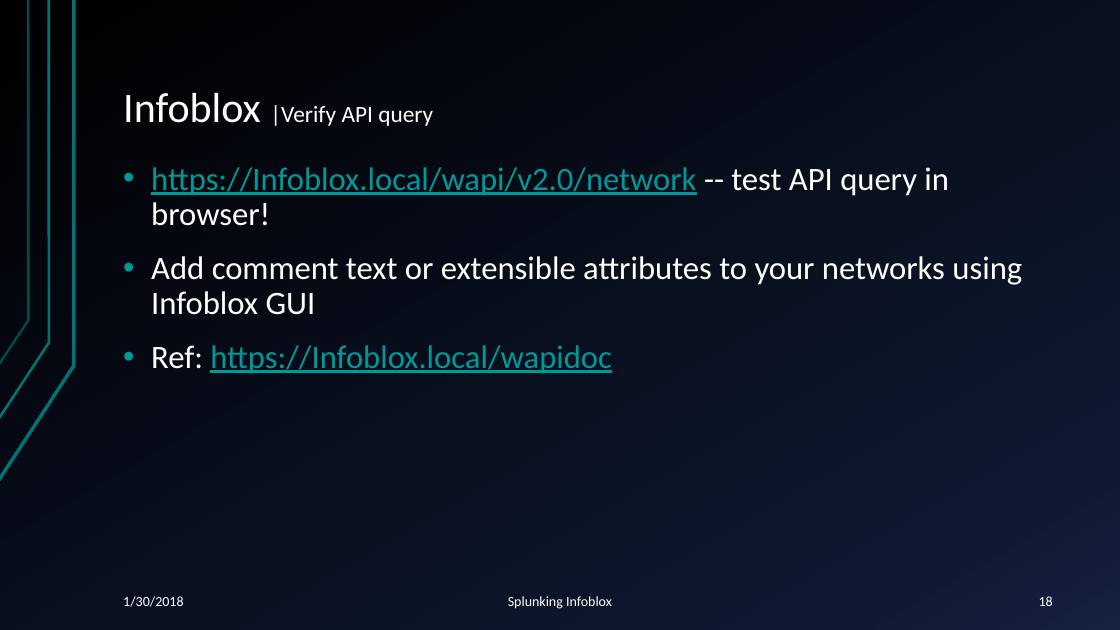
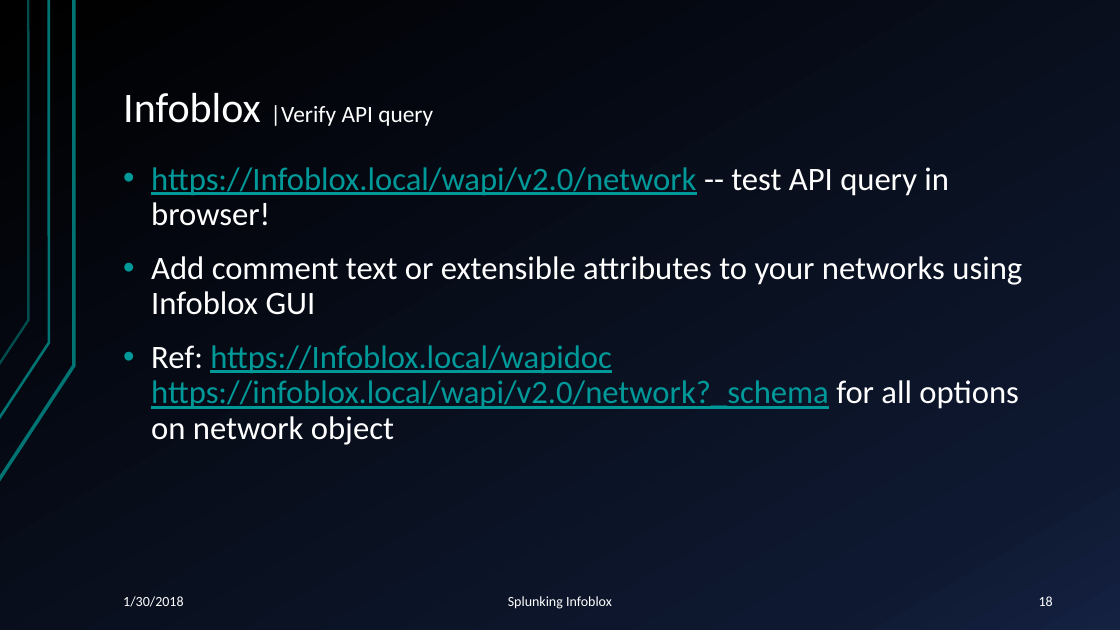
Before and after one commit to pmeyerson/splunk-infoblox-wapi, a slide deck: slide 18 of Splunking-Infoblox-IPAM-DNS-RPZ-Feeds.pptx. Drawn at 1120x630 pixels with LibreOffice and Linux fonts; fonts in the diff are those of the drawing. Boxes give left, top, right and bottom in pixels: in the first picture for what was removed or moved away, otherwise in the second. Text is boxed around its words. In the diff, an @@ line names an element or a change of style, - is before the commit and + after.

```diff
--- a/Splunking-Infoblox-IPAM-DNS-RPZ-Feeds.pptx
+++ b/Splunking-Infoblox-IPAM-DNS-RPZ-Feeds.pptx
@@ text at (151,345,1018,445): text changed @@
-• Ref: https://Infoblox.local/wapidoc
+• Ref: https://Infoblox.local/wapidoc
+  https://infoblox.local/wapi/v2.0/network?_schema for all options on network object
```
Also in this commit, not shown: 5 other slides changed, 1 slide removed.
